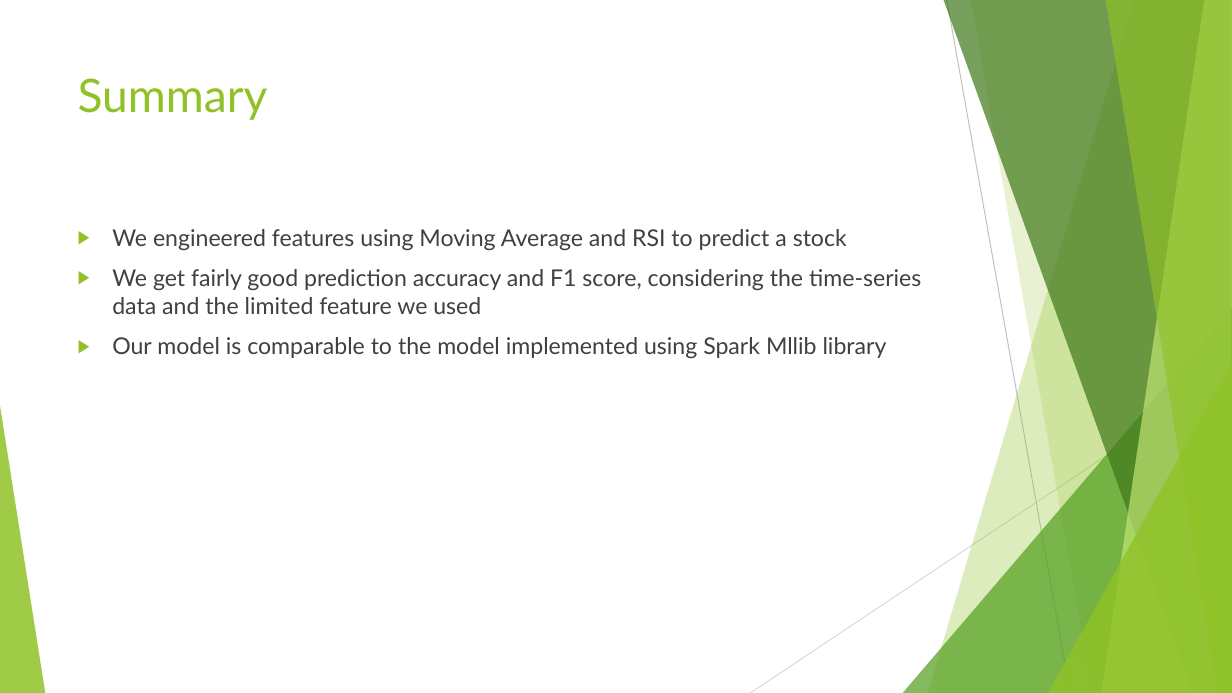
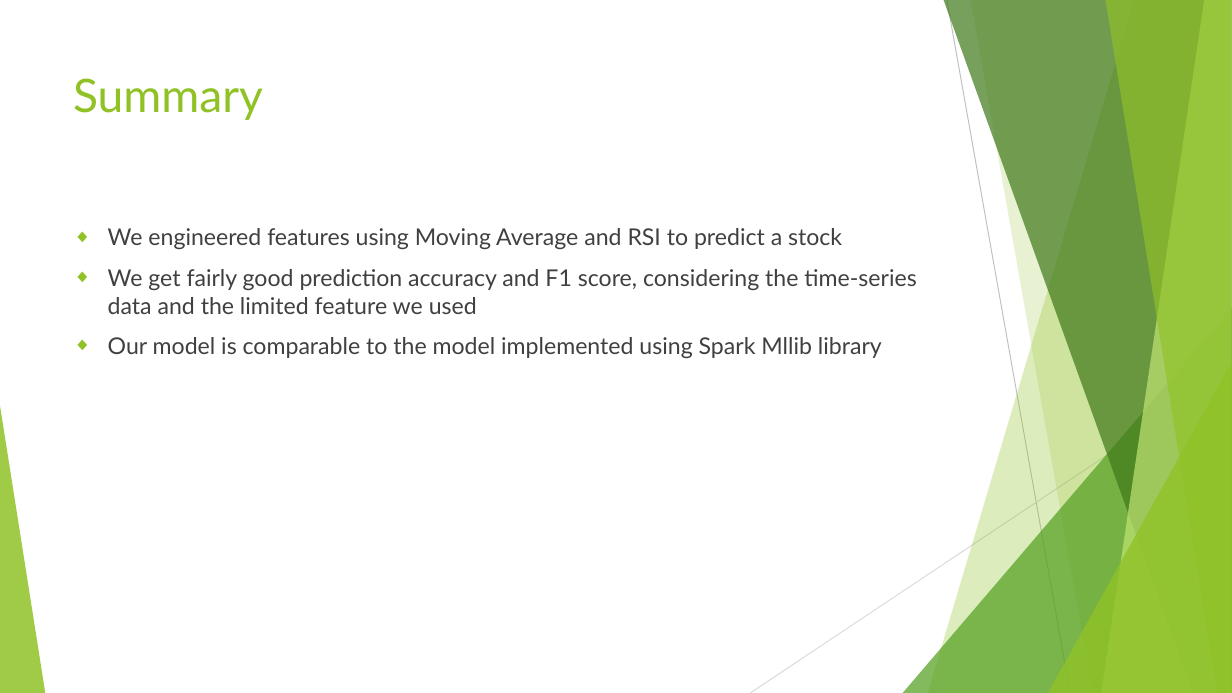
Before and after one commit to wenliangz/cs777-term-project, a slide deck: slide 12 of docs/presentation.pptx. Drawn at 1232x693 pixels with LibreOffice and Linux fonts; fonts in the diff are those of the drawing. Boxes give left, top, right and bottom in pixels: in the first picture for what was removed or moved away, otherwise in the second. Text is boxed around its words. In the diff, an @@ line names an element or a change of style, - is before the commit and + after.

```diff
--- a/docs/presentation.pptx
+++ b/docs/presentation.pptx
@@ title "Summary": place and size @@
-title "Summary" at (78, 78, 268, 120)
+title "Summary" at (73, 78, 263, 120)
@@ text "We engineered features using Moving ..." at (108, 228, 916, 358): bullet ▶ to ◆ @@
```
Also in this commit, not shown: 11 other slides changed.
